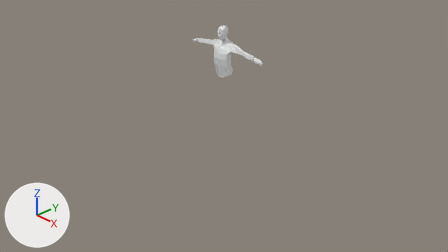
Before and after pictures for a commit that changed the Blender file AdventurePlayground/MyCharacters/Full Character.blend.
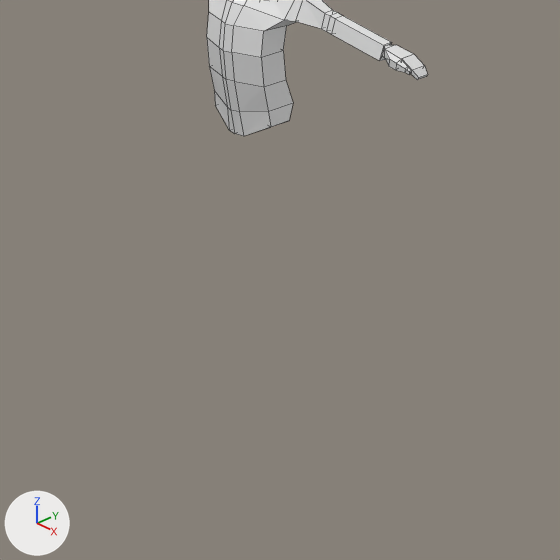
There are two pictures of each version: one from the file's camera 'Camera', one close up on the part from 37% to 65% of the width and 19% to 68% of the height. The lights are fixed; the arrows at lower left show +X, +Y and +Z. The close-ups show mesh edges as thin lines.
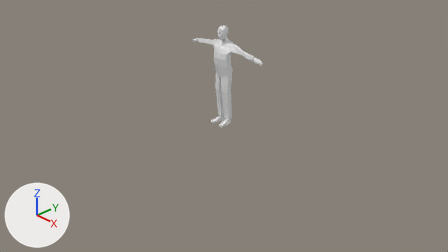
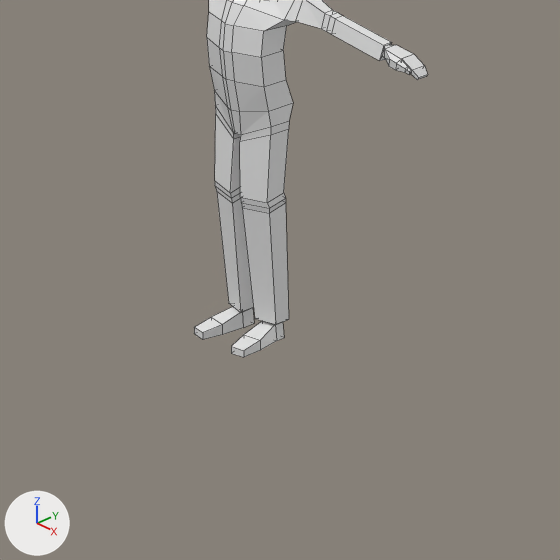
What differs and where, as boxes (x1, y1, x2, y2) in the close-ups (560 x 560 px):
'Cube', reshaped: before (207, 0, 428, 136); after (194, 0, 428, 357)
part 1 of me_cube, built on: before (214, 90, 287, 136); after (194, 90, 289, 357)

The change in detail:
me_cube is used by ob_cube; location (0.0, 0.0, 1.304); scale (0.152, 0.152, 0.152).
me_cube had 135 vertices, 120 faces and spanned x 0.0..5.58, y -0.97..0.63, z -2.64..3.41.
me_cube now has 175 vertices, 160 faces and spans x 0.0..5.58, y -1.24..0.63, z -8.43..3.41.
Part 1, on me_cube:
1 face is deleted.
2 vertices move from x 0.27, y -0.51..0.43, z -2.64..-2.63 to x 0.15, y -0.51..0.43, z -2.64..-2.63.
40 vertices are added at x 0.1..1.02, y -1.24..0.56, z -8.43..-2.45.
41 new faces join them.
